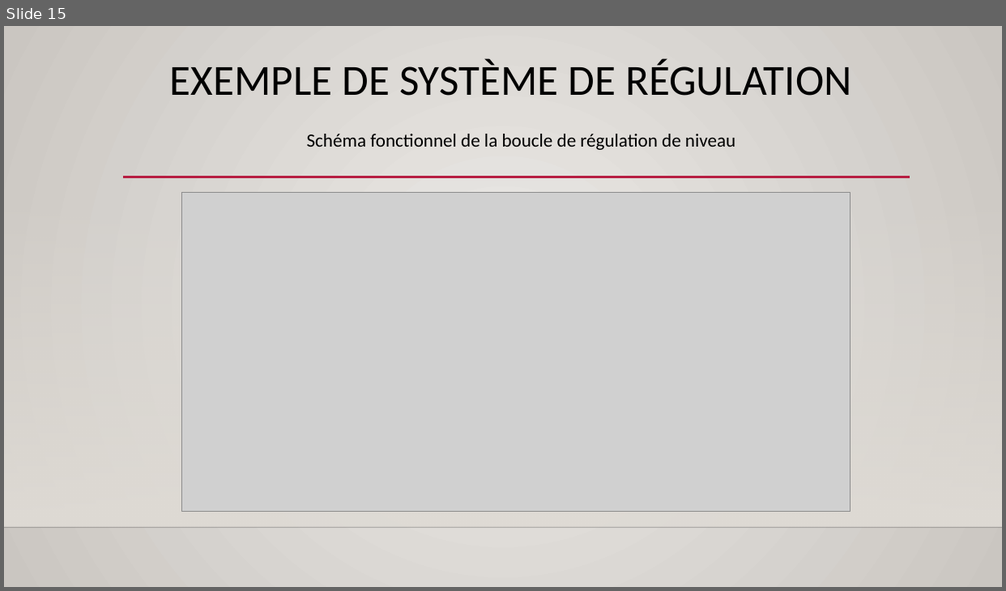
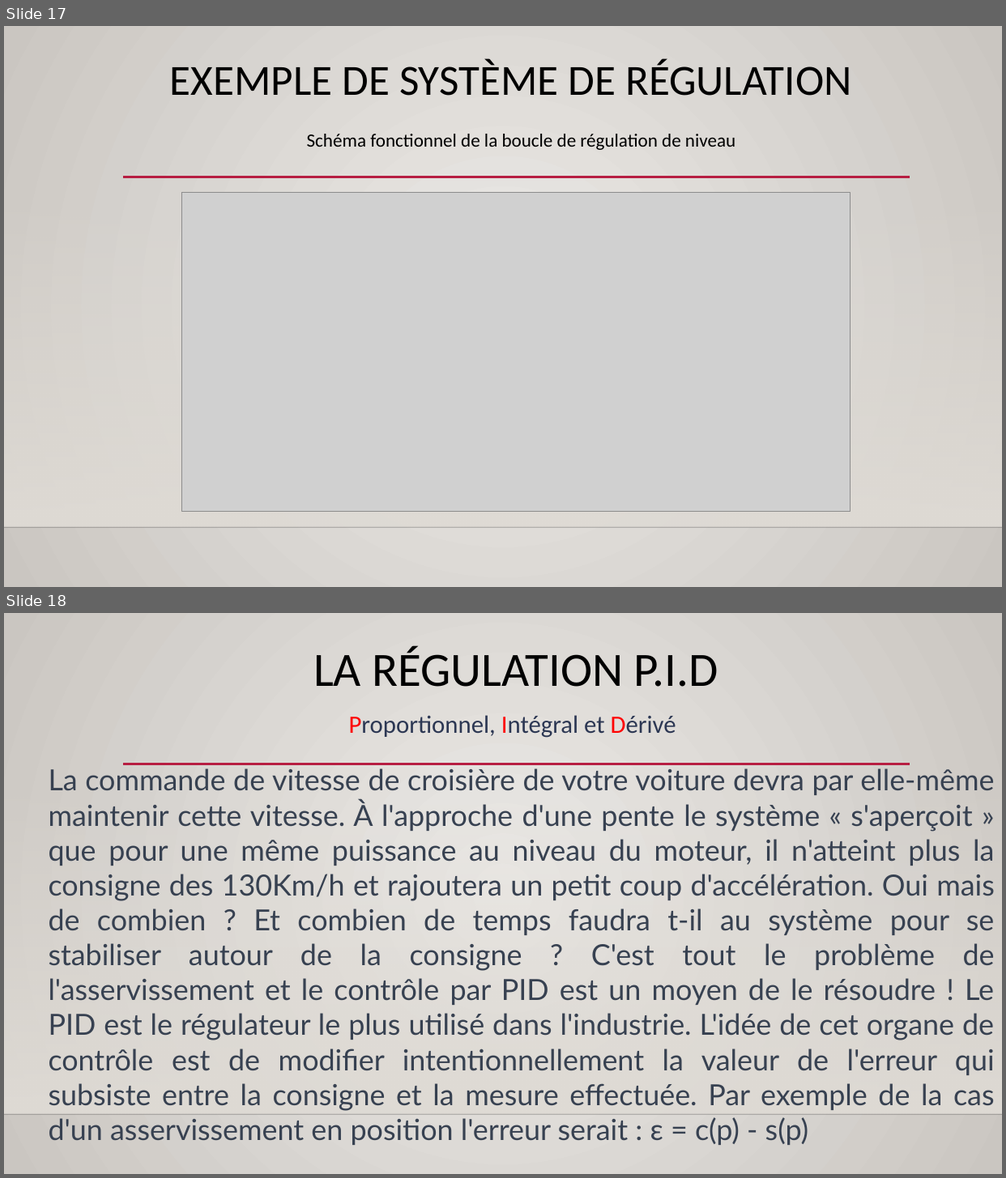
Before and after one commit to Aboudara/Document, a slide deck: Formation regulation.pptx. Shown one above the other, each under a label of ours: slide 15 before the commit, slides 17 and 18 after it. The pictures are 1006x591 and 1006x1178 pixels, drawn with LibreOffice and Linux fonts; fonts in the diff are those of the drawing; grey boxes stand for pictures; background and template pictures are left out. Boxes give left, top, right and bottom in pixels: in the first picture for what was removed or moved away, otherwise in the second. Text is boxed around its words. In the diff, an @@ line names an element or a change of style, - is before the commit and + after.

```diff
--- a/Formation regulation.pptx
+++ b/Formation regulation.pptx
@@ slide 18 added at (x1=4, y1=613, x2=1002, y2=1174), background gradient #ECEAE7 to #CAC7C1; not listed: 3 template elements that a slide beside it also shows @@
@@ title added at (x1=313, y1=646, x2=718, y2=687), 46 pt, text #000000 @@
+LA RÉGULATION P.I.D
@@ text added at (x1=349, y1=715, x2=676, y2=738), 24 pt, text #2C3753 @@
+Proportionnel, Intégral et Dérivé
@@ text added at (x1=49, y1=769, x2=995, y2=1111), 28 pt, text #374151 @@
+La commande de vitesse de croisière de votre voiture devra par elle-même maintenir cette vitesse. À l'approche d'une pente le système « s'aperçoit » que pour une même puissance au niveau du moteur, il n'atteint plus la consigne des 130Km/h et rajoutera un petit coup d'accélération. Oui mais de combien ? Et combien de temps faudra t-il au système pour se stabiliser autour de la consigne ? C'est tout le problème de l'asservissement et le contrôle par PID est un moyen de le résoudre ! Le PID est le régulateur le plus utilisé dans l'industrie. L'idée de cet organe de contrôle est de modifier intentionnellement la valeur de l'erreur qui subsiste entre la consigne et la mesure effectuée. Par exemple de la cas d'un asservissement en position l'erreur serait : ε = c(p) - s(p)
@@ what was slide 15 is now slide 17 @@
```
Also in this commit, not shown: 1 slide changed, 23 other slides added, 1 other file.
